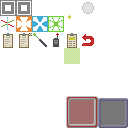
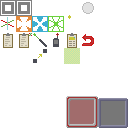
Before/after of a 128x128 layered artwork. What changed in the layer stack:
painted on "Background" over bbox(33, 49, 47, 63)
